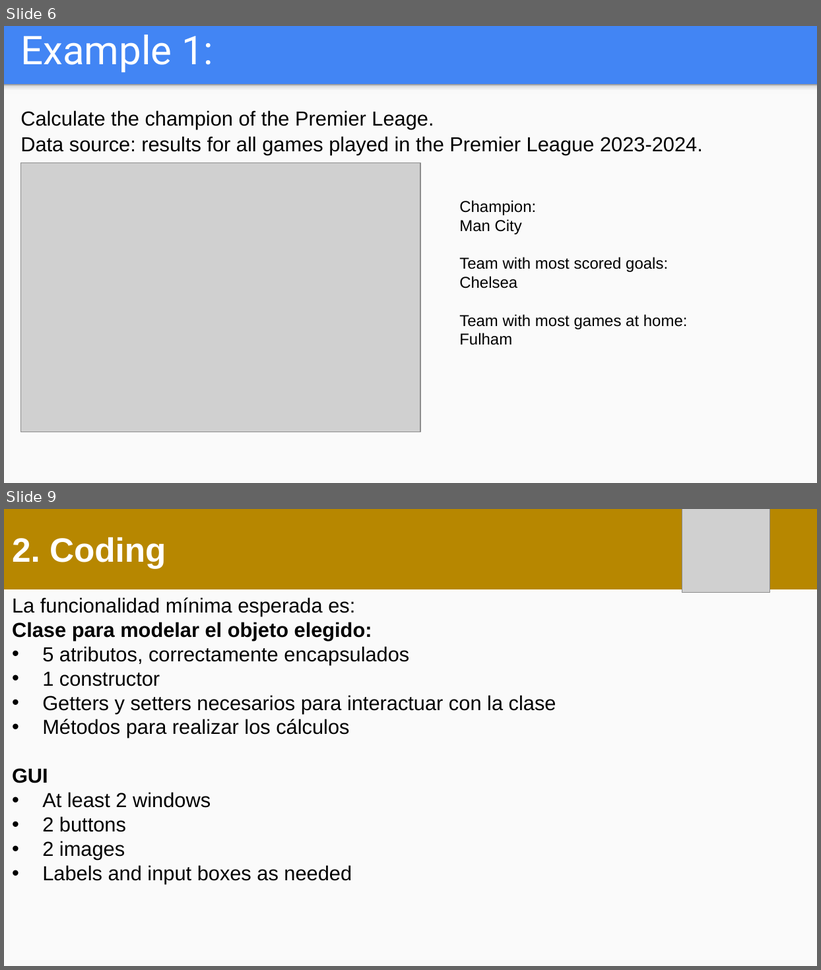
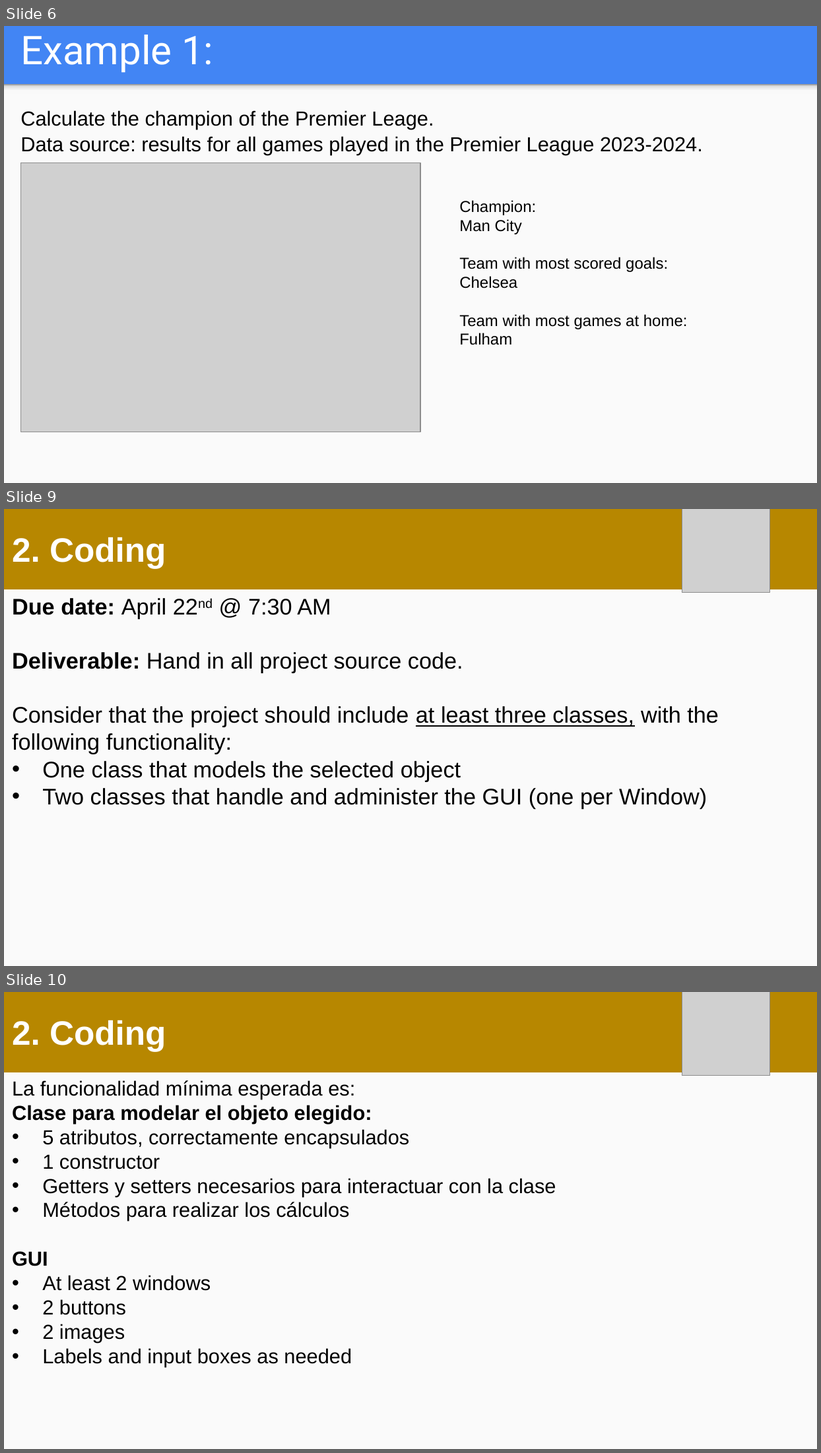
Before and after one commit to OMardil/CS2_2024_EN, a slide deck: PROYECTO/01 Medium Level/PROY_M00.pptx. Shown one above the other, each under a label of ours: slides 6 and 9 before the commit, slides 6, 9 and 10 after it; the slides between them are not shown. The pictures are 821x970 and 821x1453 pixels, drawn with LibreOffice and Linux fonts; fonts in the diff are those of the drawing; grey boxes stand for pictures. Boxes give left, top, right and bottom in pixels: in the first picture for what was removed or moved away, otherwise in the second. Text is boxed around its words. In the diff, an @@ line names an element or a change of style, - is before the commit and + after.

Commit message:
Update project files

```diff
--- a/PROYECTO/01 Medium Level/PROY_M00.pptx
+++ b/PROYECTO/01 Medium Level/PROY_M00.pptx
@@ slide 9 added at (4,509,817,966), background #FAFAFA @@
@@ rectangle added at (4,509,817,589), fill #B78700, outline #B78700 2 pt, 30 pt, text #FFFFFF, bold @@
+2. Coding
@@ picture added at (682,509,770,593) @@
@@ text added at (12,598,719,809), 20 pt, text #000000 @@
+Due date: April 22nd @ 7:30 AM
+Deliverable: Hand in all project source code.
+Consider that the project should include at least three classes, with the following functionality:
+• One class that models the selected object
+• Two classes that handle and administer the GUI (one per Window)
@@ what was slide 9 is now slide 10 @@
```
Also in this commit, not shown: 1 slide changed, 1 other slide added, 1 slide removed, 2 other files.
